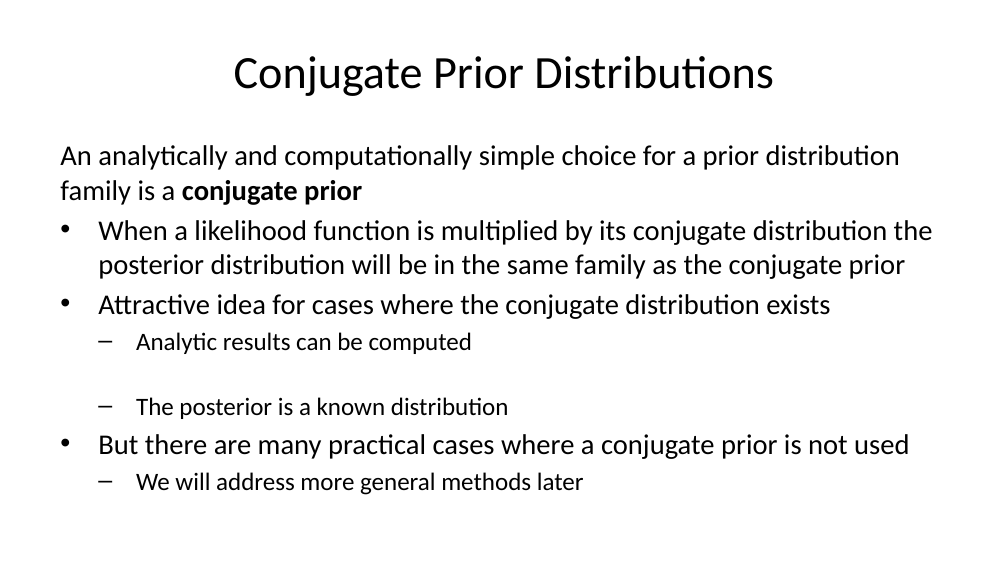
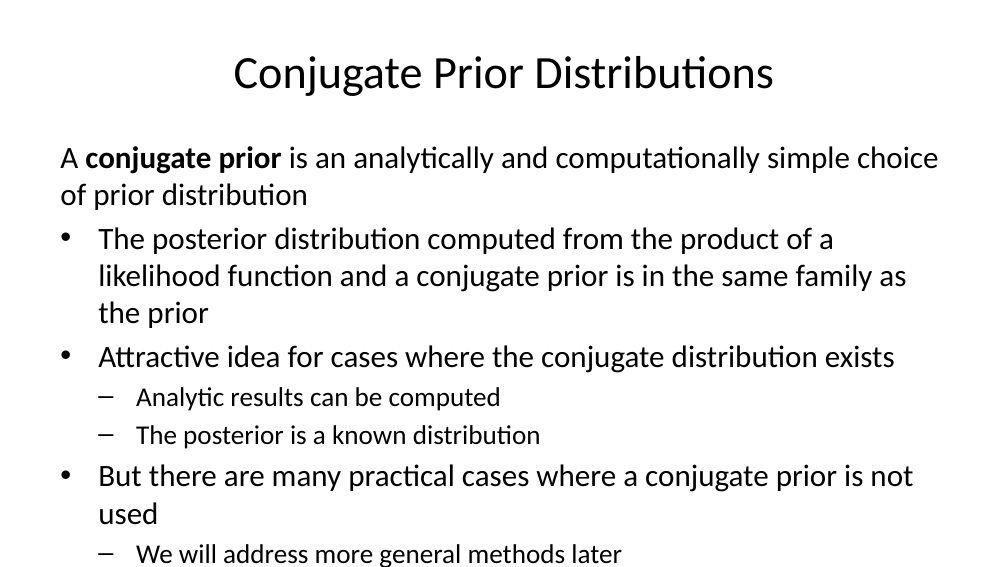
Before and after one commit to StephenElston/CSCI-E-83, a slide deck: slide 28 of LectureSlides/07_IntroductionToBayesModels.pptx (slide 27 before the commit). Drawn at 1008x567 pixels with LibreOffice and Linux fonts; fonts in the diff are those of the drawing. Boxes give left, top, right and bottom in pixels: in the first picture for what was removed or moved away, otherwise in the second. Text is boxed around its words. In the diff, an @@ line names an element or a change of style, - is before the commit and + after.

```diff
--- a/LectureSlides/07_IntroductionToBayesModels.pptx
+++ b/LectureSlides/07_IntroductionToBayesModels.pptx
@@ text at (60,146,938,328): text changed; size 20.4 to 22.2 pt @@
-An analytically and computationally simple choice for a prior distribution family is a conjugate prior
-• When a likelihood function is multiplied by its conjugate distribution the posterior distribution will be in the same family as the conjugate prior
+A conjugate prior is an analytically and computationally simple choice of prior distribution
+• The posterior distribution computed from the product of a likelihood function and a conjugate prior is in the same family as the prior
@@ text at (98,345,913,567): size 20.4 to 22.2 pt in "Attractive idea for cases where the conjugate ...", "But there are many practical cases where ..."; size 17.9 to 19.4 pt in "Analytic results can be computed", "The posterior is a known distribution", "We will address more general methods later" @@
```
Also in this commit, not shown: 13 other slides changed, 4 slides added, 2 slides removed.
